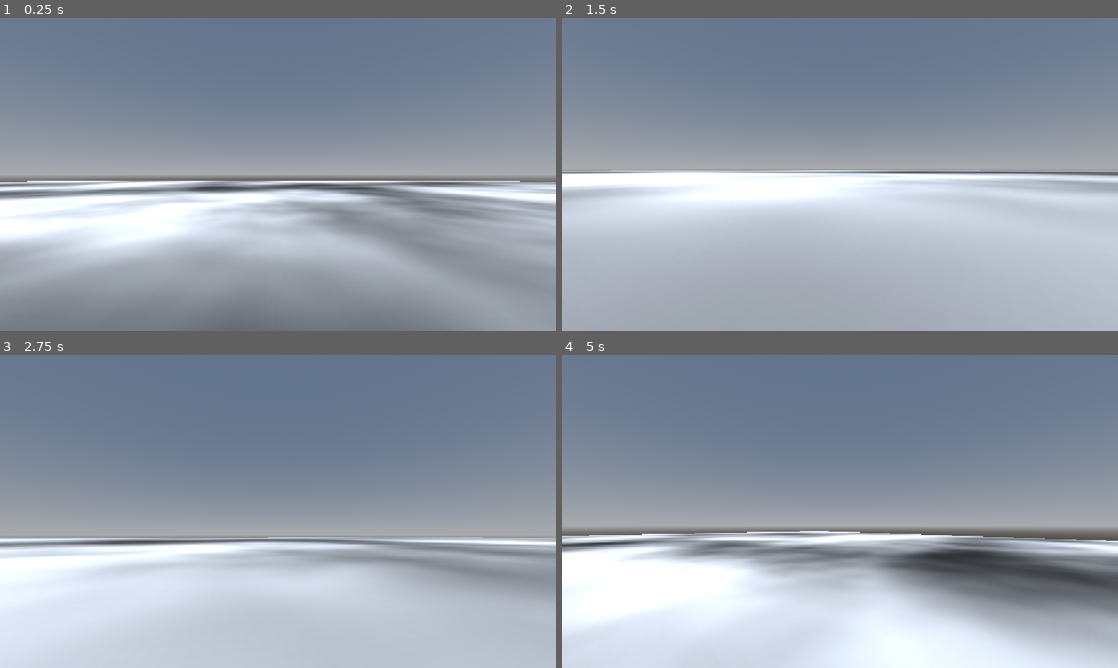
Above: before the commit, frames 1-4 (two rows, left to right).
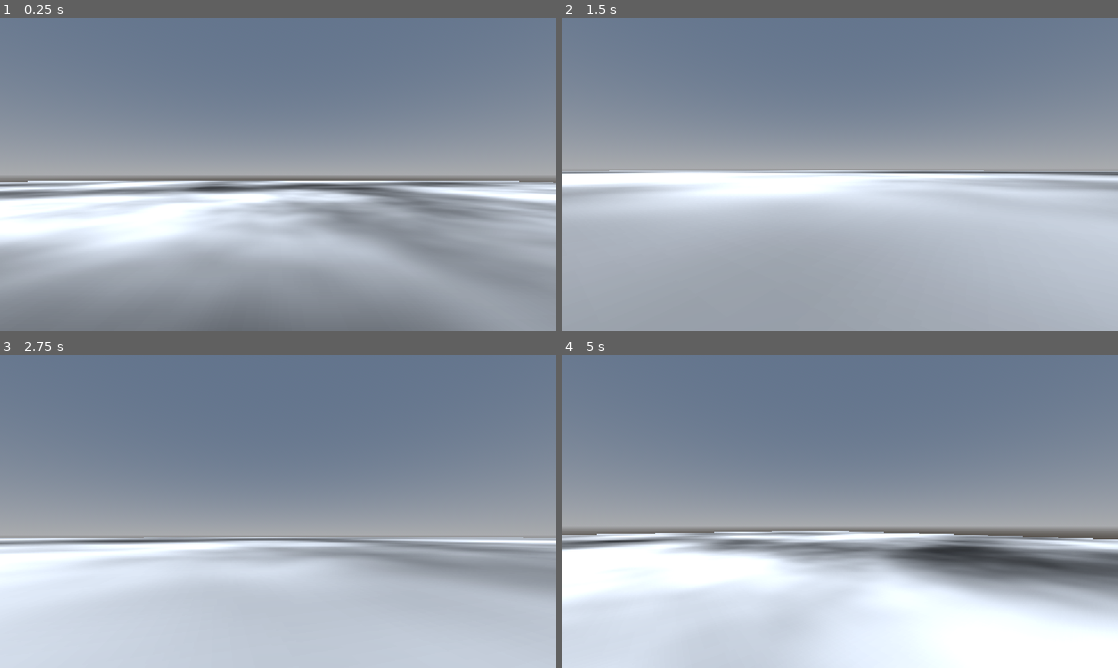
Above: after the commit, the same moments.

Repository: JoshuahMi/BasicRpgGodot
Game: Godot game, scene res://Elements/Levels/BasicRpgLevelTest.tscn
Two runs of this game, one before a commit and one after it. Both use one fixed random seed, a clock stepped at 60 frames per second and the inputs below.
Inputs (mouse positions are in pixels of both pictures, inside the frame that each line leads up to):
- Up to frame 1 (0.25 s): no input
- Up to frame 2 (1.5 s): move the mouse to (867, 174) at 0.52 s; hold Shift (Sprint) 0.53-1.28 s; hold W (MoveForward) from 0.53 s (still down); tap Space (Jump) at 0.77 s; move the mouse to (812, 174) at 1.27 s; tap C (Test) at 1.35 s
- Up to frame 3 (2.75 s): keep holding W (MoveForward); tap Space (Jump) at 1.52 s; move the mouse to (289, 505) at 2.02 s; hold Shift (Sprint) from 2.03 s (still down)
- Up to frame 4 (5 s): keep holding W (MoveForward); move the mouse to (834, 517) at 2.77 s; release Shift (Sprint) at 2.78 s; tap C (Test) at 2.85, 4.35 s; tap Space (Jump) at 3.02, 3.77, 4.52 s; move the mouse to (878, 514) at 3.52 s; hold Shift (Sprint) 3.53-4.28 s; move the mouse to (795, 508) at 4.27 s

The runs differ from the first frame. In frame 1, less than 0.1% of the frame differs, in the area x 4-100%, y 52-53%; in frame 2, 0.8%; in frame 3, 2.8%; in frame 4, 21%, in the area x 0-100%, y 56-100%.

Commit message:
REWORK MOVEMENT COMPONENT - worked on wallrun.

Diff:
--- a/Elements/General/Components/BasicRpgMovementComponentNew.gd
+++ b/Elements/General/Components/BasicRpgMovementComponentNew.gd
@@ -67,6 +67,7 @@
 				print("Is in Air!")
 				pass
 			BasicRpgGeneral.MovementPlaceState.WALL:
+				body.velocity.y = body.velocity.y * 0.05
 				print("Is on a Wall!")
 				pass
 			BasicRpgGeneral.MovementPlaceState.SWIMMING:
@@ -121,17 +122,22 @@
 		has_just_touched_wall = new_value
 		if new_value == true:
 			movement_place_state = BasicRpgGeneral.MovementPlaceState.WALL
-			print("From Movement Component: Has just touched a wall!")
-
-var has_just_left_wall: bool = false:
-	set(new_value):
-		has_just_left_wall = new_value
-		if new_value == true:
-			print("From Movement Component: Has just left a wall!")
-			if is_body_on_floor == false:
-				movement_place_state = BasicRpgGeneral.MovementPlaceState.AIR
+			var collision: KinematicCollision3D = body.get_last_slide_collision()
+			if collision != null:
+				collision.get_position()
+				wall_normal = collision.get_normal()
 			else:
-				movement_place_state = BasicRpgGeneral.MovementPlaceState.GROUND
+				wall_normal = body.get_wall_normal()
+
+var has_just_left_wall: bool = false
+	#set(new_value):
+		#has_just_left_wall = new_value
+		#if new_value == true:
+			#print("From Movement Component: Has just left a wall!")
+			#if is_body_on_floor == false:
+				#movement_place_state = BasicRpgGeneral.MovementPlaceState.AIR
+			#else:
+				#movement_place_state = BasicRpgGeneral.MovementPlaceState.GROUND
 
 var is_body_on_wall: bool = false:
 	set(new_value):
@@ -190,26 +196,27 @@
 
 	match movement_place_state:
 		BasicRpgGeneral.MovementPlaceState.GROUND:
+			move(delta)
 			body.move_and_slide()
 		BasicRpgGeneral.MovementPlaceState.AIR:
+			move(delta)
 			body.move_and_slide()
 		BasicRpgGeneral.MovementPlaceState.WALL:
 			#body.apply_floor_snap()
-			body.floor_block_on_wall = true
+			#body.floor_block_on_wall = true
 			body.floor_snap_length
 			body.floor_stop_on_slope
-			var collision: KinematicCollision3D = body.get_last_slide_collision()
-			wall_normal = collision.get_normal()
-			# print(wall_normal)
-			body.move_and_slide()
-
+			move(delta)
+			body.move_and_slide()
 
 		BasicRpgGeneral.MovementPlaceState.SWIMMING:
+			move(delta)
 			body.move_and_slide()
 		BasicRpgGeneral.MovementPlaceState.UNDERWATER:
-			body.move_and_slide()
-
-	move(delta)
+			move(delta)
+			body.move_and_slide()
+
+
 
 
 # Called every frame. 'delta' is the elapsed time since the previous frame.
@@ -245,30 +252,34 @@
 
 			pass
 		BasicRpgGeneral.MovementPlaceState.WALL:
-
-
 
 			var stick_direction = Vector3(wall_normal.x, 0.0, wall_normal.z)
 			# var direction_local: Vector3 = Vector3(movement_direction.x, 0.0, movement_direction.y)
 			var direction_local: Vector3 = Vector3(0.0, 0.0, movement_direction.y)
 			var movement_speed_local = movement_speed
+			#print(wall_normal)
 
 			# first determine the rotation of the movement vector
 			# it shall point towards the direction the camera is facing
 			var y_rotation = camera.rotation.y
 			direction_local = direction_local.rotated(Vector3.UP, y_rotation)
 
-			#if absf( direction_local.dot(stick_direction)) > 0.01:
-				#
-				#return
-			direction_local *= stick_direction.rotated(Vector3.UP, -90.0)
-
-			# direction_local = (Vector3(movement_direction.x, 0.0, movement_direction.y) - stick_direction).normalized()
+			var wall_direction: Vector3 = stick_direction.rotated(Vector3.UP, -90.0)
+
+			if direction_local.dot(wall_direction) < 0.01:
+				wall_direction = stick_direction.rotated(Vector3.UP, 90.0)
+
+
+
+			print(wall_direction)
+
+			direction_local = wall_direction
+			direction_local = (direction_local.normalized() + stick_direction * -1.0).normalized()
 
 			body.velocity.x = move_toward(body.velocity.x, direction_local.x * movement_speed_local, MOVEMENT_ACCELERATION * delta)
 			body.velocity.z = move_toward(body.velocity.z, direction_local.z * movement_speed_local, MOVEMENT_ACCELERATION * delta)
-
-			body.velocity.y = 0.0
+			#print(body.velocity)
+
 			pass
 		BasicRpgGeneral.MovementPlaceState.SWIMMING:
 			pass
@@ -365,7 +376,10 @@
 			# print("From Movement Component: Apply gravity! Gravity: " + str(gravity_local * delta))
 			pass
 		BasicRpgGeneral.MovementPlaceState.WALL:
+
 			# At first, don't apply gravity. Then over time, add more and more, until the applied gravity matches gravity_local.
+			body.velocity.y -= gravity_local * 0.03 * delta
+
 			pass
 		BasicRpgGeneral.MovementPlaceState.SWIMMING:
 			# Don't apply gravity
--- a/Elements/Levels/BasicRpgLevelTest.tscn
+++ b/Elements/Levels/BasicRpgLevelTest.tscn
@@ -103,13 +103,13 @@
 material = SubResource("StandardMaterial3D_reusg")
 
 [node name="CSGBox3D2" type="CSGBox3D" parent="." unique_id=1104802978]
-transform = Transform3D(1, 0, 0, 0, 1, 0, 0, 0, 1, 0.30249786, 15.572559, 0)
+transform = Transform3D(0.7957667, 0, -0.6056033, 0, 1, 0, 0.6056033, 0, 0.7957667, 0.30249786, 15.572559, 0)
 use_collision = true
 size = Vector3(7.513672, 44.353516, 8.784912)
 material = SubResource("ShaderMaterial_14wte")
 
 [node name="CSGBox3D3" type="CSGBox3D" parent="." unique_id=198399025]
-transform = Transform3D(1, 0, 0, 0, 1, 0, 0, 0, 1, -13.633775, 15.572559, 0)
+transform = Transform3D(0.79294574, 0, 0.6092922, 0, 1, 0, -0.6092922, 0, 0.79294574, -13.633775, 15.572559, 0)
 use_collision = true
 size = Vector3(7.513672, 44.353516, 8.784912)
 material = SubResource("ShaderMaterial_pmdjt")
--- a/project.godot
+++ b/project.godot
@@ -60,6 +60,7 @@
 
 [physics]
 
+common/physics_ticks_per_second=240
 3d/physics_engine="Jolt Physics"
 
 [rendering]
